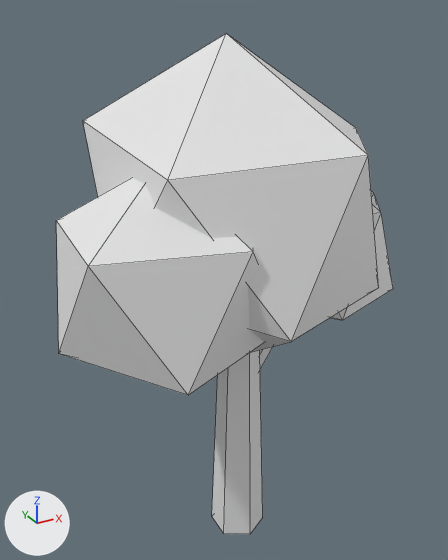
Before and after pictures for a commit that changed the Blender file Art/3D/Environment/Decor/SM_Arbre.blend.
Camera for both pictures: a 50 mm camera at (-1.89, -3.23, 3.67) aimed at (-0.09, 0.05, 2.04). Lighting does not change. The marker at lower left points along +X, +Y and +Z. The first picture is the older version. Mesh edges are drawn as thin lines.

Names of what the first picture shows: 'SM_Arbre'.
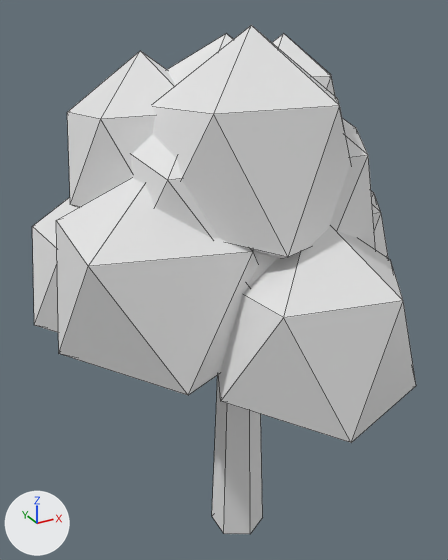
Location of each change, [x1, y1, x2, y2] in pixels of the pictures (448 x 560 px):
```json
{"object": "SM_Arbre", "change": "reshaped", "before": [56, 34, 393, 534], "after": [32, 25, 416, 534], "on screen": "14% wider"}
{"part": 1, "of": "me_sm_arbre", "change": "added", "after": [218, 228, 416, 443]}
{"part": 2, "of": "me_sm_arbre", "change": "added", "after": [32, 197, 78, 332]}
{"part": 3, "of": "me_sm_arbre", "change": "added", "after": [67, 51, 176, 208]}
{"part": 4, "of": "me_sm_arbre", "change": "added", "after": [153, 25, 351, 259]}
{"part": 5, "of": "me_sm_arbre", "change": "added", "after": [272, 34, 335, 96]}
```

Edits to the scene script, one JSON object a line:
```json
{"block": "me_sm_arbre", "where": "# used by ob_sm_arbre; location = (0.0, 0.0, 0.0)"}
{"op": "remove", "block": "me_sm_arbre", "code": "me_sm_arbre.from_pydata(...)  # 58 vertices, 75 faces; spans x -1.26..1.23, y -0.93..0.85, z 0.0..3.54"}
{"op": "add", "block": "me_sm_arbre", "code": "me_sm_arbre.from_pydata(...)  # 118 vertices, 175 faces; spans x -1.26..1.23, y -1.38..1.15, z 0.0..3.59"}
{"block": "me_sm_arbre", "change": "me_sm_arbre part 1: the loose piece of 12 vertices spanning x 0.1..1.23, y -0.43..0.72, z 1.51..2.8 is copied, and the copy is moved by (-0.69, -0.94, -0.07); it spans x -0.6..0.53, y -1.38..-0.22, z 1.44..2.73"}
{"block": "me_sm_arbre", "change": "me_sm_arbre part 2: the loose piece of 12 vertices spanning x 0.1..1.23, y -0.43..0.72, z 1.51..2.8 is copied, and the copy is moved by (-1.34, 0.43, -0.09); it spans x -1.24..-0.11, y 0.0..1.15, z 1.41..2.71"}
{"block": "me_sm_arbre", "change": "me_sm_arbre part 3: the loose piece of 12 vertices spanning x 0.1..1.23, y -0.43..0.72, z 1.51..2.8 is copied, and the copy is scaled about its middle by 0.863, then moved by (-1.18, 0.1, 0.74); it spans x -1.01..-0.03, y -0.25..0.75, z 2.33..3.45"}
{"block": "me_sm_arbre", "change": "me_sm_arbre part 4: the loose piece of 12 vertices spanning x 0.1..1.23, y -0.43..0.72, z 1.51..2.8 is copied, and the copy is moved by (-0.83, -0.54, 0.79); it spans x -0.74..0.39, y -0.97..0.18, z 2.29..3.59"}
{"block": "me_sm_arbre", "change": "me_sm_arbre part 5: the loose piece of 12 vertices spanning x 0.1..1.23, y -0.43..0.72, z 1.51..2.8 is copied, and the copy is scaled about its middle by 0.627, then moved by (-0.4, -0.18, 0.97); it spans x -0.1..0.61, y -0.4..0.33, z 2.72..3.54"}
```
